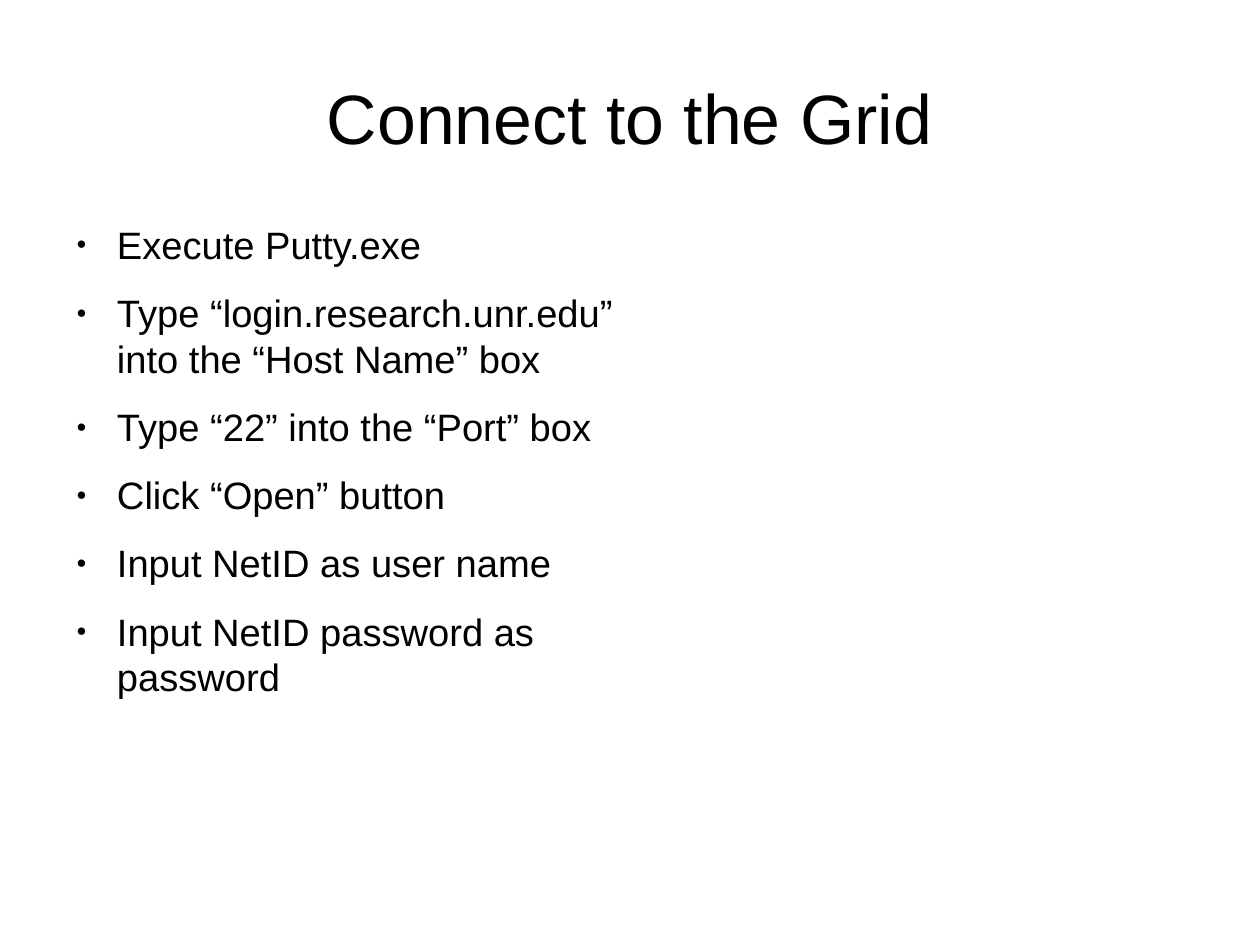
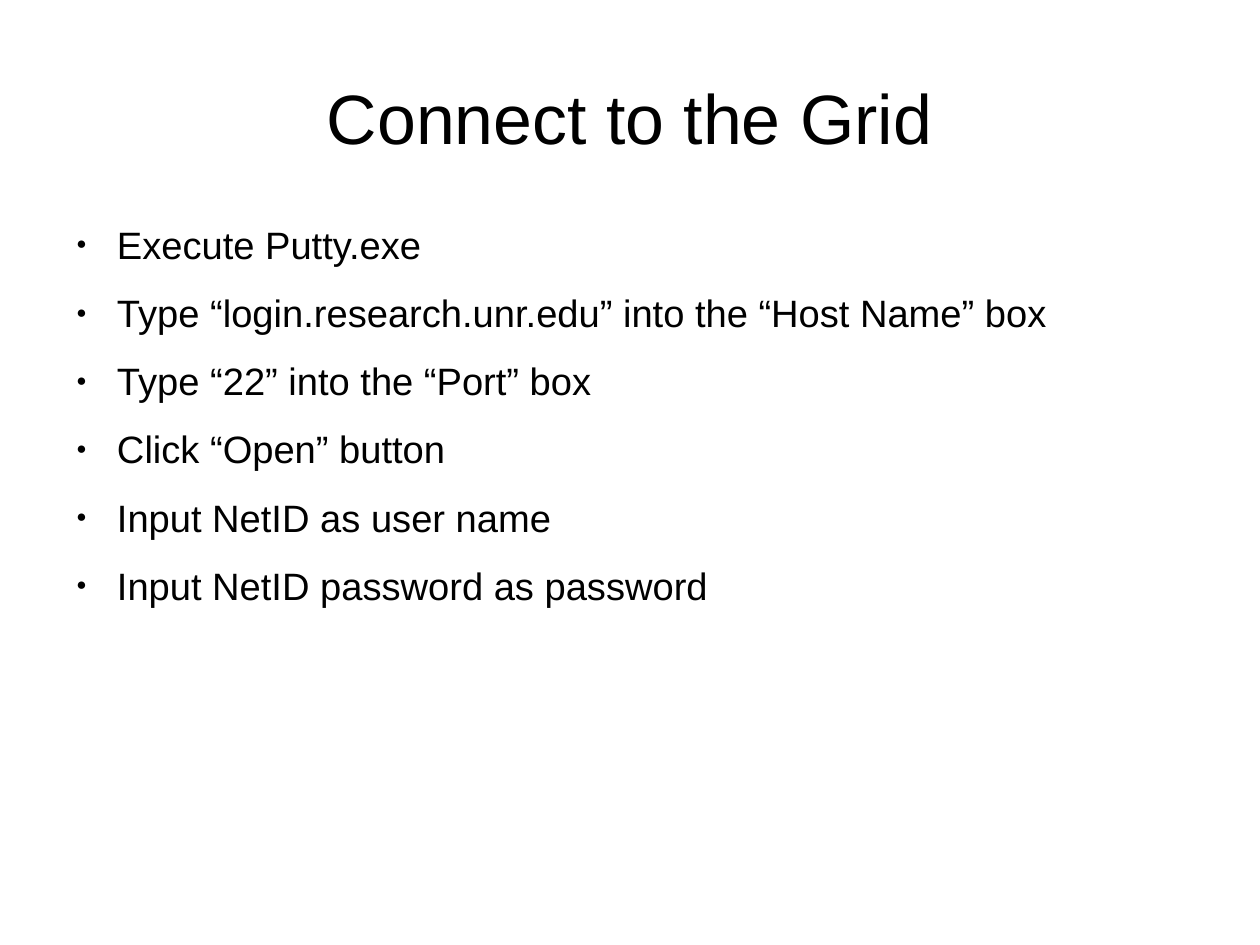
Before and after one commit to UNR-CFB/bch-709-intro-bioinformatics-2015f, a slide deck: slide 14 of day-1/doc/presentation.odp. Drawn at 1260x945 pixels with LibreOffice and Linux fonts; fonts in the diff are those of the drawing. Boxes give left, top, right and bottom in pixels: in the first picture for what was removed or moved away, otherwise in the second. Text is boxed around its words. In the diff, an @@ line names an element or a change of style, - is before the commit and + after.

```diff
--- a/day-1/doc/presentation.odp
+++ b/day-1/doc/presentation.odp
@@ text "Execute Putty.exe" rewrapped from (117,232,612,699) to (117,232,1046,608) @@
```
Also in this commit, not shown: 15 other slides changed, 1 other file.
